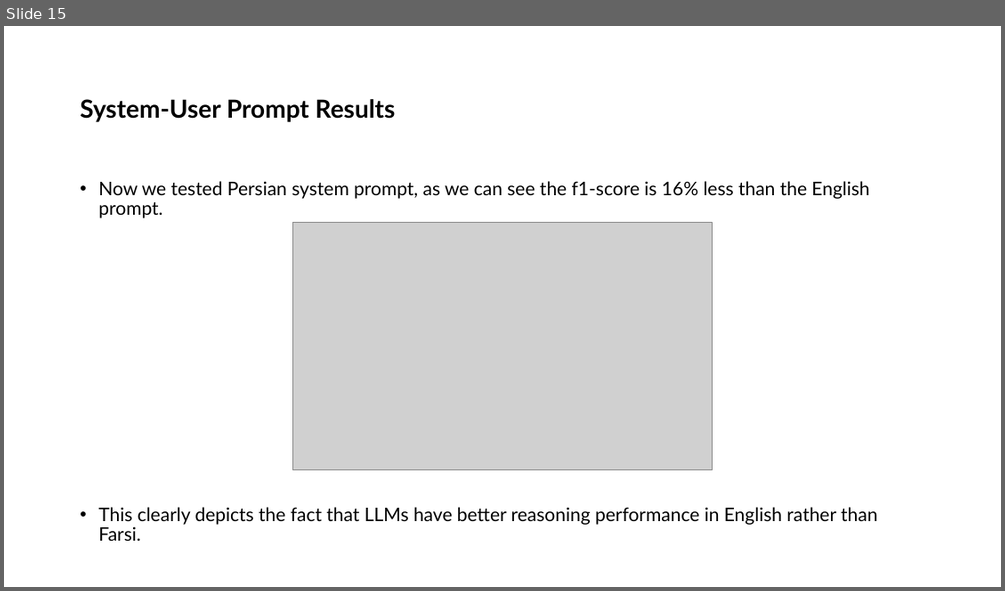
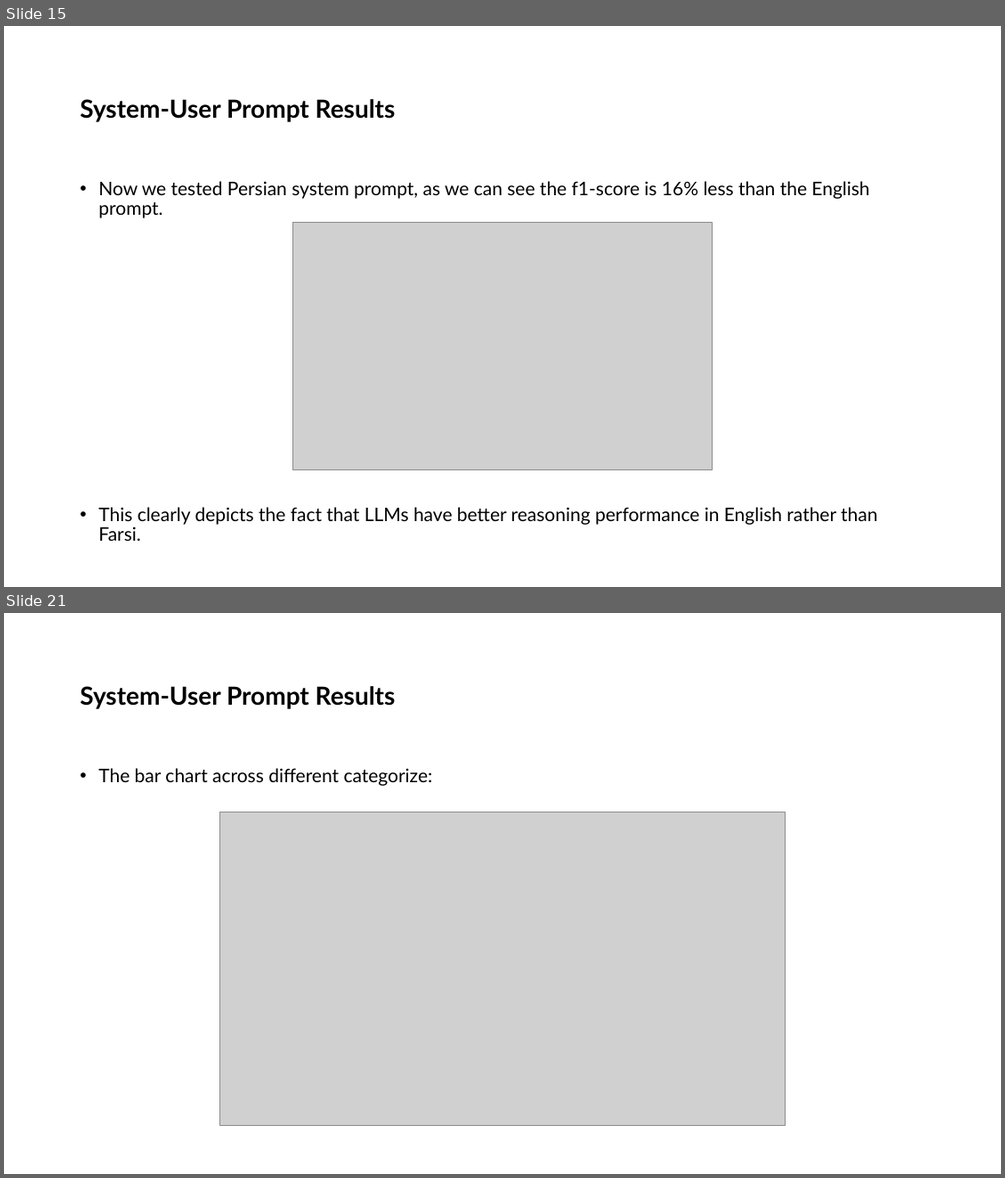
Before and after one commit to ShayanSalehi81/BachelorProject, a slide deck: Slides/System-User Prompt Design.pptx. Shown one above the other, each under a label of ours: slide 15 before the commit, slides 15 and 21 after it; the slides between them are not shown. The pictures are 1005x591 and 1005x1178 pixels, drawn with LibreOffice and Linux fonts; fonts in the diff are those of the drawing; grey boxes stand for pictures. Boxes give left, top, right and bottom in pixels: in the first picture for what was removed or moved away, otherwise in the second. Text is boxed around its words. In the diff, an @@ line names an element or a change of style, - is before the commit and + after.

```diff
--- a/Slides/System-User Prompt Design.pptx
+++ b/Slides/System-User Prompt Design.pptx
@@ slide 21 added at [4, 613, 1001, 1174], background #FFFFFF @@
@@ title added at [80, 686, 396, 709], 24 pt, text #000000, bold @@
+System-User Prompt Results
@@ text added at [98, 768, 433, 786], 18 pt, text #000000 @@
+• The bar chart across different categorize:
@@ picture added at [220, 811, 785, 1126] @@
```
Also in this commit, not shown: 8 other slides added, 1 other file.
